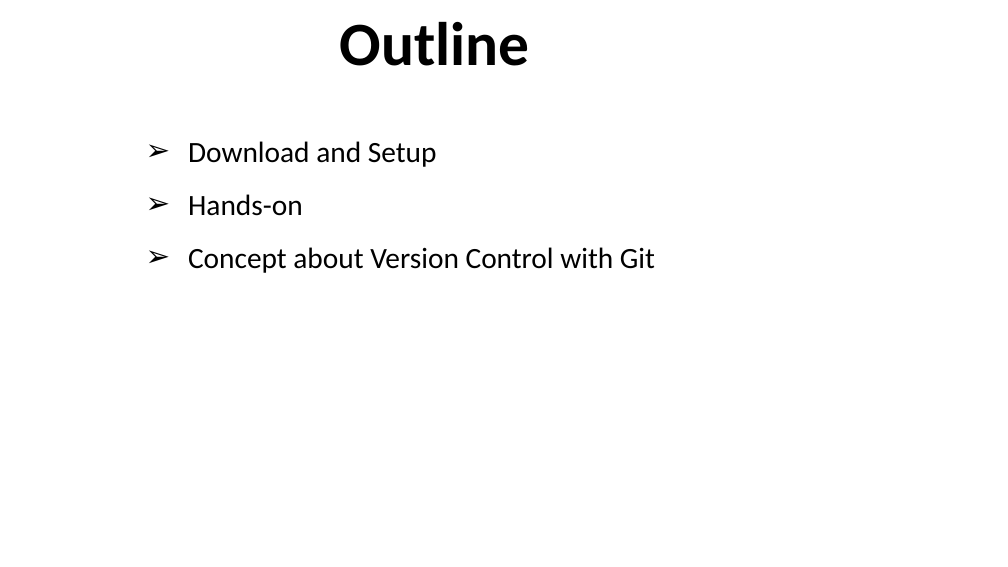
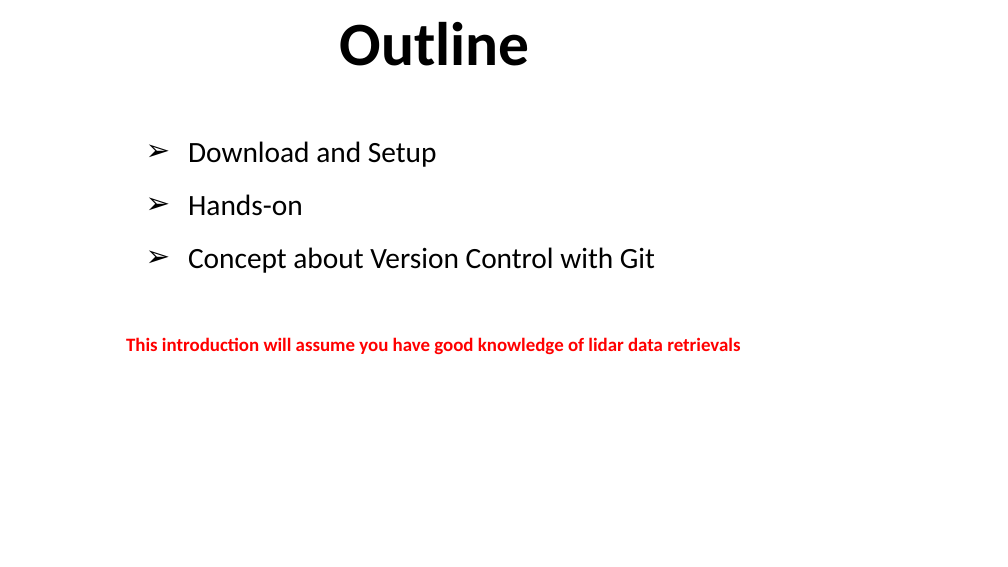
Before and after one commit to PollyNET/Pollynet_Processing_Chain, a slide deck: slide 5 of doc/Pollynet_Processing_Chain.pptx (slide 3 before the commit). Drawn at 1008x567 pixels with LibreOffice and Linux fonts; fonts in the diff are those of the drawing; background and template pictures are left out. Boxes give left, top, right and bottom in pixels: in the first picture for what was removed or moved away, otherwise in the second. Text is boxed around its words. In the diff, an @@ line names an element or a change of style, - is before the commit and + after.

Commit message:
Improvements: update the documentation for 'Picasso introduction'

```diff
--- a/doc/Pollynet_Processing_Chain.pptx
+++ b/doc/Pollynet_Processing_Chain.pptx
@@ text added at (126, 337, 740, 355), 18 pt, text #FF0000, bold @@
+This introduction will assume you have good knowledge of lidar data retrievals
```
Also in this commit, not shown: 9 other slides changed, 4 slides added, 1 slide removed, 3 other files.
